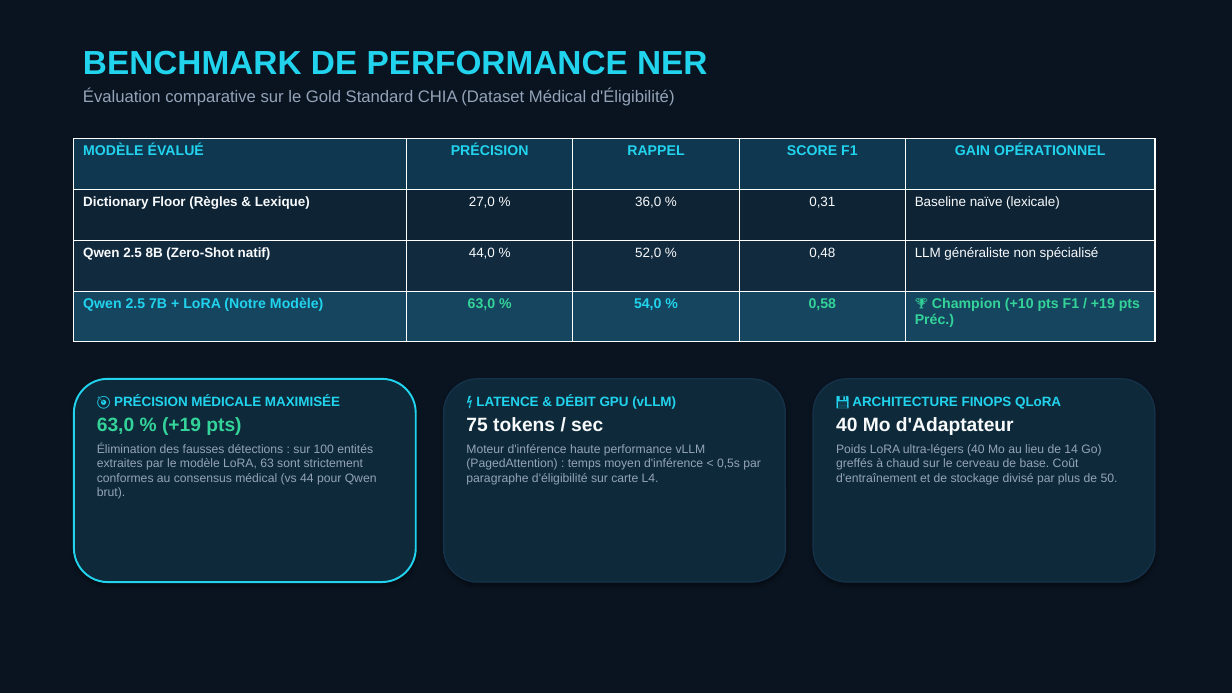
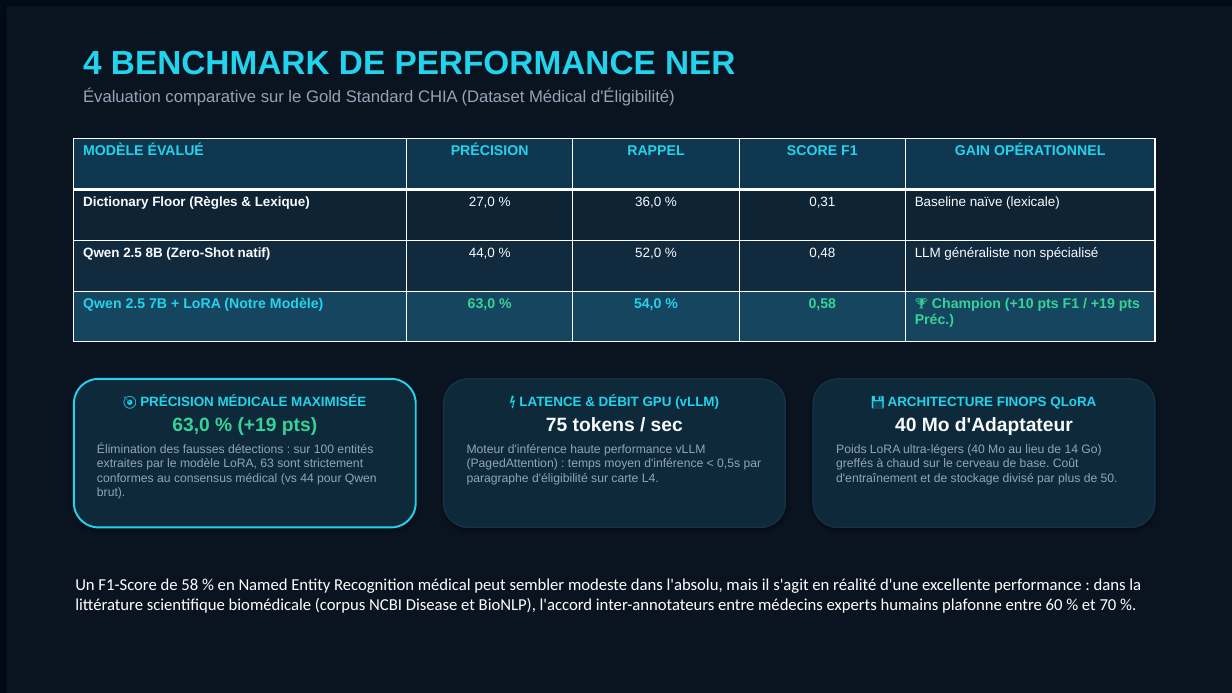
Before and after one commit to Elkristobal59/CERTIFICATION_CDSD, a slide deck: slide 7 of Bloc_6_CliNER/CliNER_presentation.pptx (slide 6 before the commit). Drawn at 1232x693 pixels with LibreOffice and Linux fonts; fonts in the diff are those of the drawing. Boxes give left, top, right and bottom in pixels: in the first picture for what was removed or moved away, otherwise in the second. Text is boxed around its words. In the diff, an @@ line names an element or a change of style, - is before the commit and + after.

Commit message:
docs(bloc6): affirm Clinical NER mission in README, update architecture diagram and push deliverable refinements

```diff
--- a/Bloc_6_CliNER/CliNER_presentation.pptx
+++ b/Bloc_6_CliNER/CliNER_presentation.pptx
@@ rectangle: place and size @@
-rectangle at (0,0,1232,693)
+rectangle at (6,6,1232,693)
@@ text at (83,50,735,75): text changed @@
-BENCHMARK DE PERFORMANCE NER
+4 BENCHMARK DE PERFORMANCE NER
@@ table: place and size @@
-table at (74,139,1155,342)
+table at (74,139,1155,442)
@@ rounded rectangle: place and size @@
-rounded rectangle at (74,379,416,582)
+rounded rectangle at (74,379,416,528)
@@ rounded rectangle: place and size @@
-rounded rectangle at (444,379,786,582)
+rounded rectangle at (444,379,786,528)
@@ proportions changed in 3 elements at (74,379,416,528), (444,379,786,528), (813,379,1155,528) @@
@@ rounded rectangle: place and size @@
-rounded rectangle at (813,379,1155,582)
+rounded rectangle at (813,379,1155,528)
@@ text at (140,395,366,435): alignment left to centre @@
@@ text at (519,395,719,431): alignment left to centre @@
@@ text at (888,396,1096,435): alignment left to centre @@
@@ text added at (75,578,1141,613), 13 pt, text #FFFFFF @@
+Un F1-Score de 58 % en Named Entity Recognition médical peut sembler modeste dans l'absolu, mais il s'agit en réalité d'une excellente performance : dans la littérature scientifique biomédicale (corpus NCBI Disease et BioNLP), l'accord inter-annotateurs entre médecins experts humains plafonne entre 60 % et 70 %.
```
Also in this commit, not shown: 4 other slides changed, 3 slides added, 2 slides removed, 34 other files.
